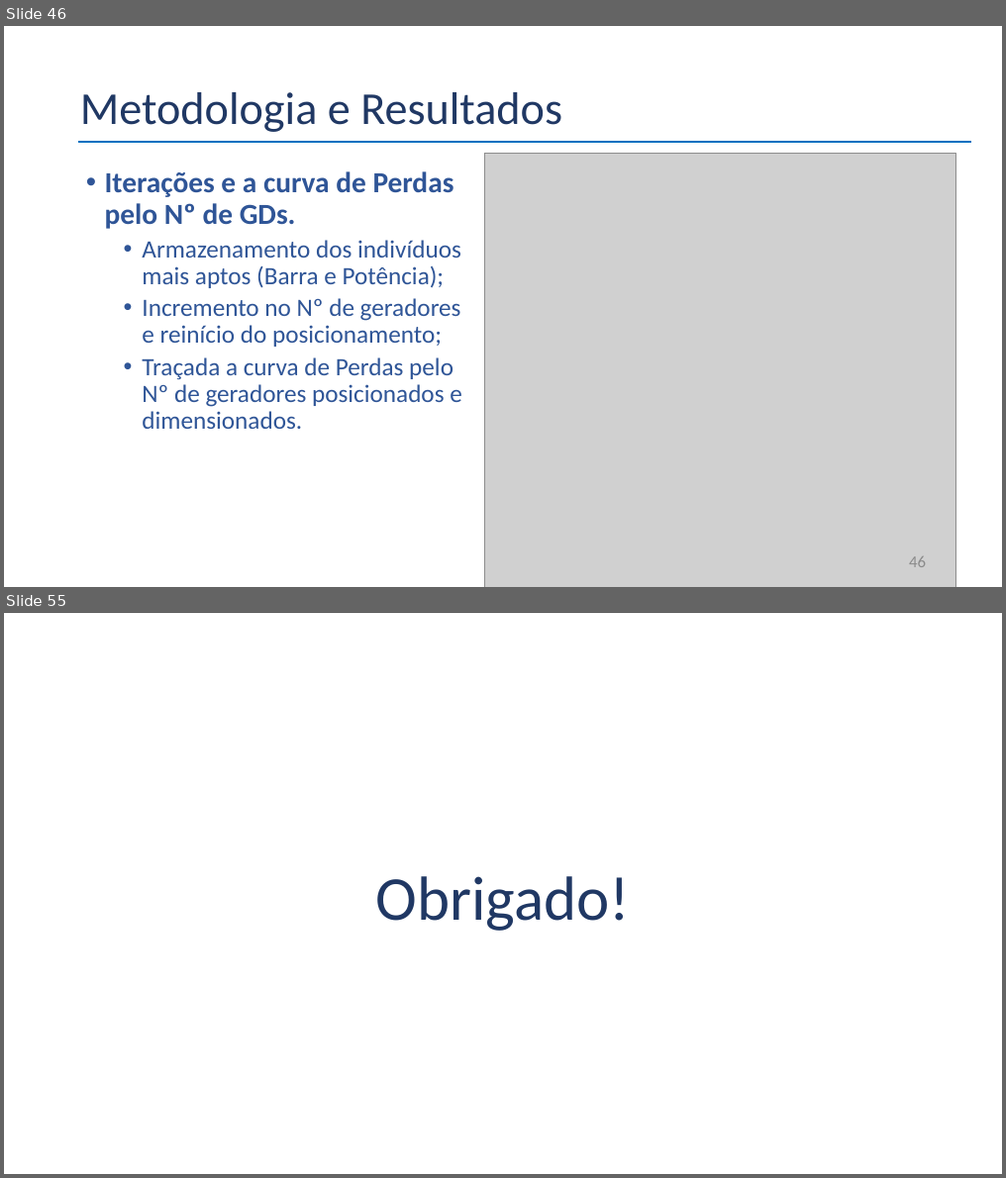
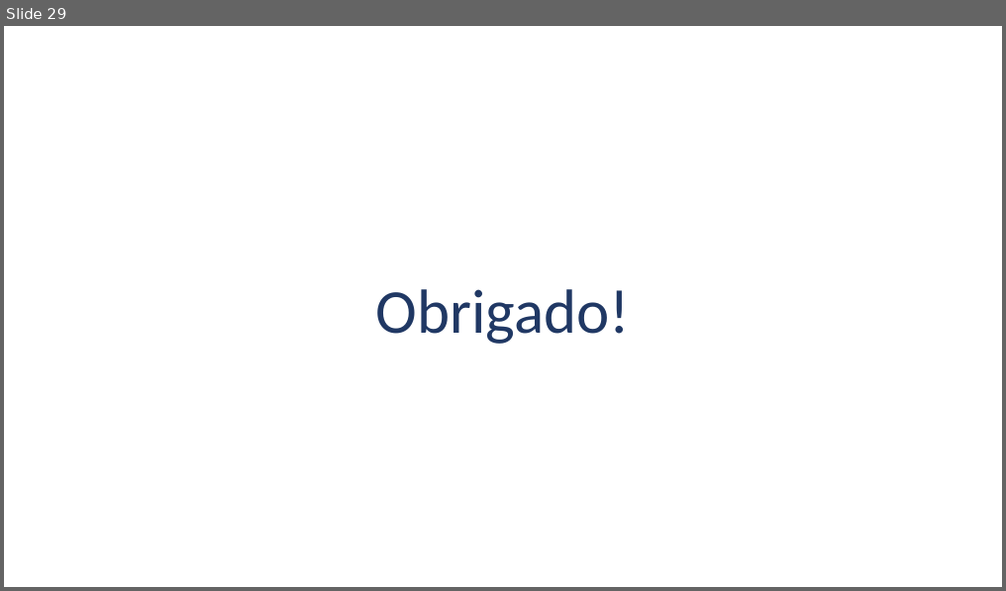
Before and after one commit to belmino15/case_selecao, a slide deck: Apresentação_Case.pptx. Shown one above the other, each under a label of ours: slides 46 and 55 before the commit, slide 29 after it; the slides between them are not shown. The pictures are 1006x1178 and 1006x591 pixels, drawn with LibreOffice and Linux fonts; fonts in the diff are those of the drawing; grey boxes stand for pictures. Boxes give left, top, right and bottom in pixels: in the first picture for what was removed or moved away, otherwise in the second. Text is boxed around its words. In the diff, an @@ line names an element or a change of style, - is before the commit and + after.

```diff
--- a/Apresentação_Case.pptx
+++ b/Apresentação_Case.pptx
@@ slide 46 removed at box(4, 26, 1002, 587), background #FFFFFF @@
@@ title removed at box(80, 92, 562, 132) @@
-Metodologia e Resultados
@@ line removed from (78, 142) to (971, 142) @@
@@ text removed at box(105, 172, 462, 429) @@
-• Iterações e a curva de Perdas pelo Nº de GDs.
-  • Armazenamento dos indivíduos mais aptos (Barra e Potência);
-  • Incremento no Nº de geradores e reinício do posicionamento;
-  • Traçada a curva de Perdas pelo Nº de geradores posicionados e dimensionados.
@@ picture removed at box(484, 153, 956, 587) @@
@@ page number removed at box(909, 557, 926, 568) @@
-46
@@ what was slide 55 is now slide 29 @@
```
Also in this commit, not shown: 28 slides added, 54 other slides removed.
